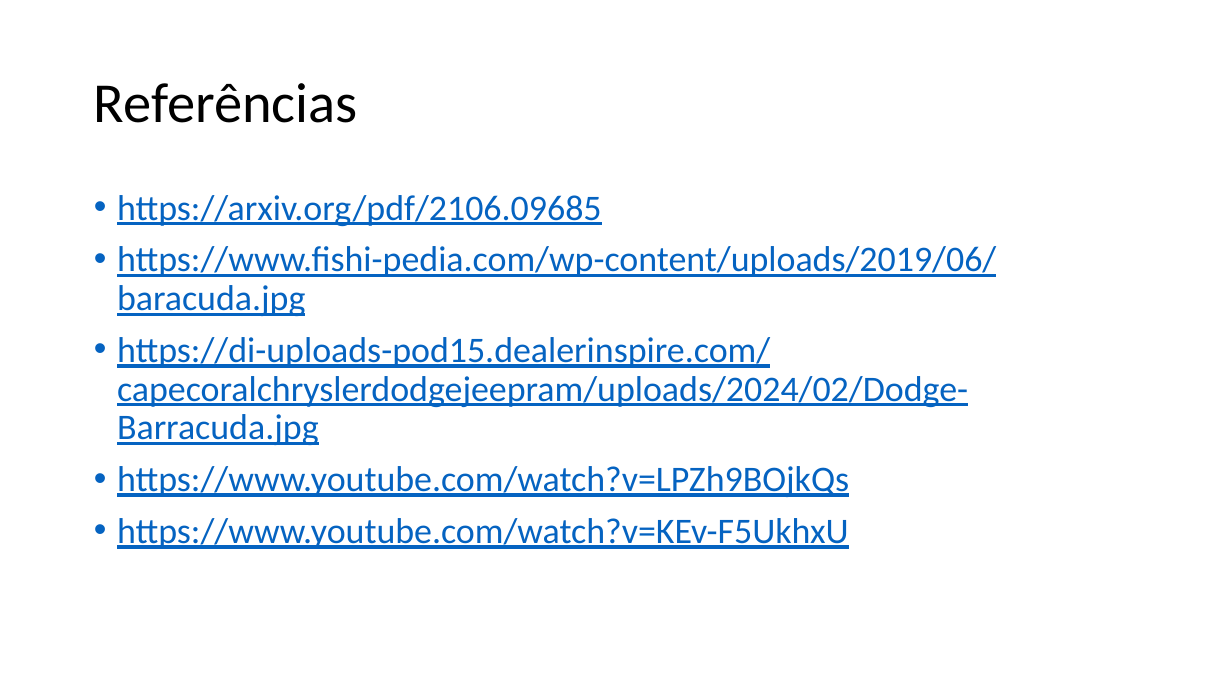
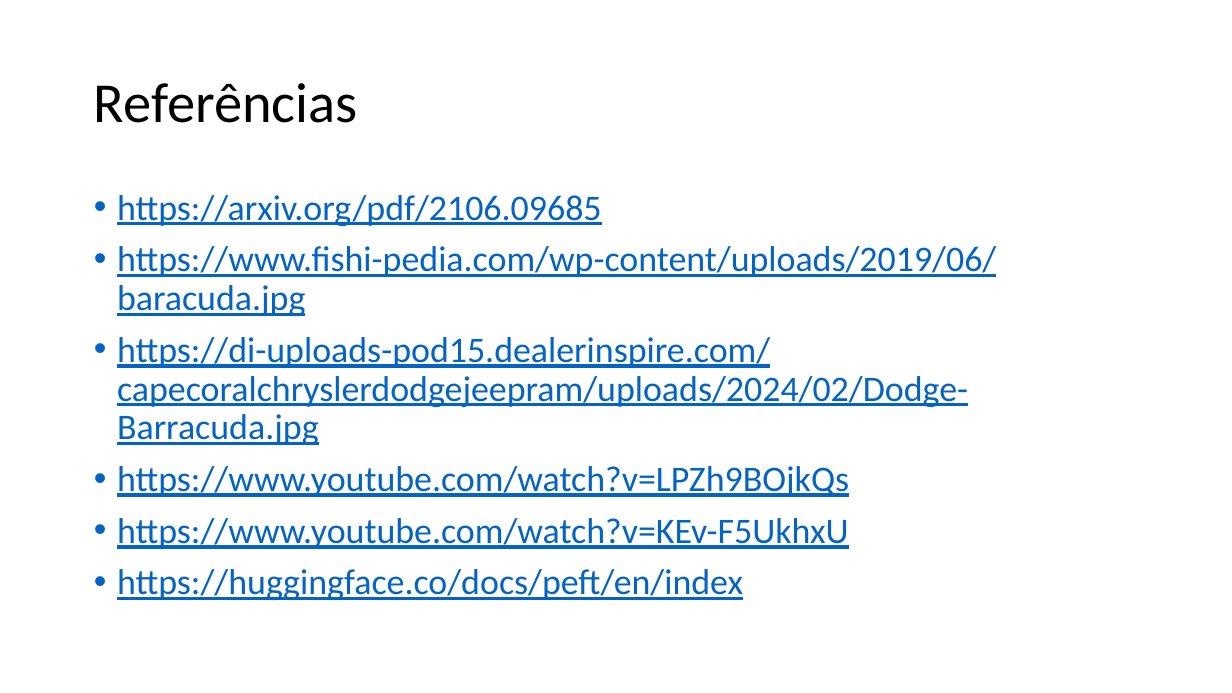
Before and after one commit to guerrato/guerrato_967_tp558, a slide deck: slide 48 of seminarios/ciclo 2/TP558_LoRA.pptx. Drawn at 1232x693 pixels with LibreOffice and Linux fonts; fonts in the diff are those of the drawing. Boxes give left, top, right and bottom in pixels: in the first picture for what was removed or moved away, otherwise in the second. Text is boxed around its words. In the diff, an @@ line names an element or a change of style, - is before the commit and + after.

```diff
--- a/seminarios/ciclo 2/TP558_LoRA.pptx
+++ b/seminarios/ciclo 2/TP558_LoRA.pptx
@@ text at bbox=[117, 569, 743, 600]: paragraph added @@
+• https://huggingface.co/docs/peft/en/index
```
Also in this commit, not shown: 5 other slides changed, 1 slide added, 1 other file.
